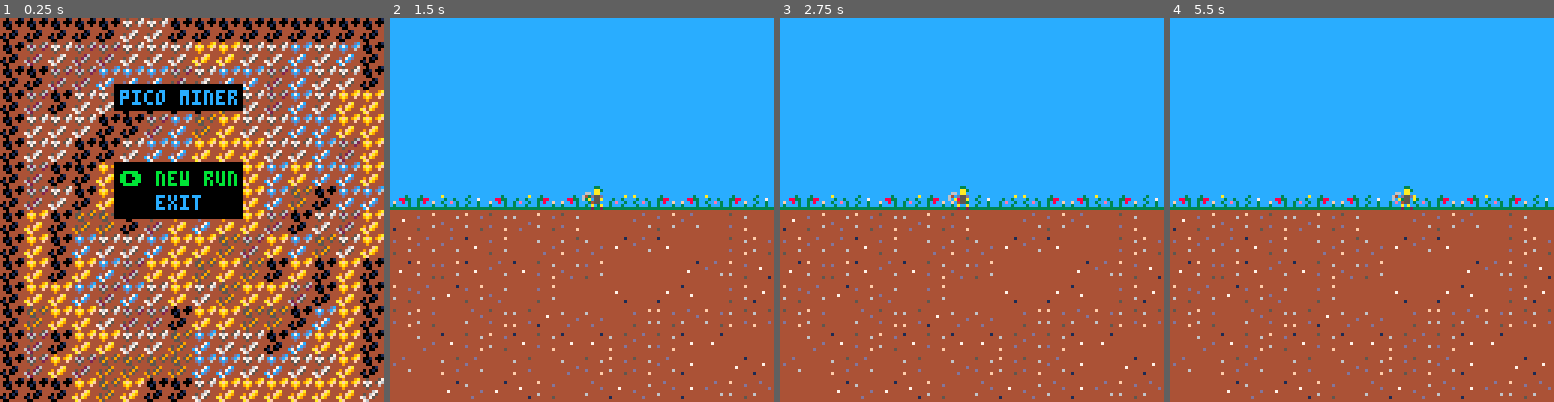
Above: before the commit, frames 1-4 (left to right).
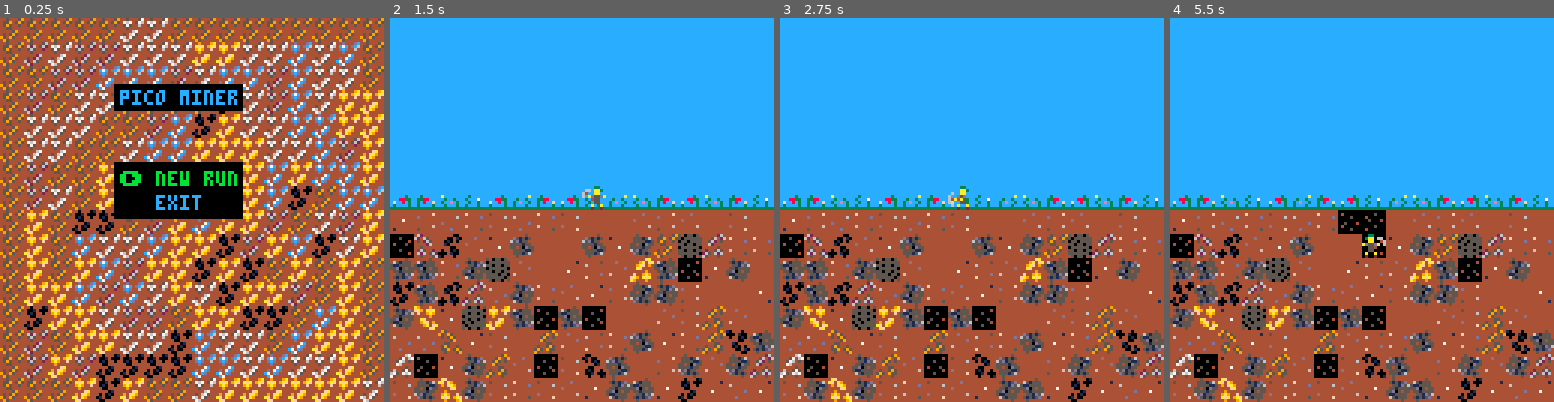
Above: after the commit, the same moments.

Repository: Divoolej/pico-miner
Game: PICO-8 cartridge pico_miner.p8
The game is run twice, just before and just after one commit, with the same random seed, the same clock (stepped at 60 frames per second) and the same inputs.
Inputs:
- Up to frame 1 (0.25 s): no input
- Up to frame 2 (1.5 s): tap O (Z key) at 0.33, 0.7, 1.43 s; tap X (X key) at 1.07 s
- Up to frame 3 (2.75 s): hold Left 1.97-2.37 s; tap X (X key) at 2.07, 2.4, 2.73 s; tap O (Z key) at 2.22 s; hold Down from 2.42 s (still down)
- Up to frame 4 (5.5 s): release Down at 2.82 s; hold Right 2.87-3.53 s; tap X (X key) every 0.33 s from 3.07 to 5.4 s; tap O (Z key) at 3.1, 3.98, 4.87 s; hold Up 3.58-4.08 s; hold Right 4.13-4.53 s; hold Down 4.58-5.08 s; hold Left from 5.13 s (still down)

The runs differ from the first frame. In frame 1, 13% of the frame differs, in the area x 0-100%, y 0-100%; in frame 2, 15%; in frame 3, 15%; in frame 4, 16%, in the area x 0-100%, y 43-100%.

Commit message:
Allow changing movement direction mid-animation

Diff:
--- a/pico_miner.p8
+++ b/pico_miner.p8
@@ -37,6 +37,19 @@
 local flg_can_move    = 3
 local flg_can_collect = 4
 
+-- sprites
+local spr_coal = 10
+local spr_copper = 11
+local spr_iron = 12
+local spr_silver = 13
+local spr_gold = 14
+local spr_diamond = 15
+local spr_stone = 43
+local spr_stone_hit = 44
+local spr_bedrock = 45
+local spr_empty = 47
+local spr_dirt = 27
+
 -- core functions
 function _init()
 	menu:init()
@@ -63,6 +76,27 @@
 
 function rndi(n)
  return flr(rnd(n))
+end
+
+function ore_for_depth(n)
+ local depth_factor = flr(n / 20)
+ local dice = rnd(100)
+ if (dice < 1 + depth_factor) return spr_diamond
+ if (dice < 36) return spr_coal
+ if (dice < 40 + depth_factor) return spr_gold
+ if (dice < 70) return spr_copper
+ if (dice < 80 + depth_factor) return spr_silver
+ return spr_iron
+end
+
+function sprite_for_depth(n)
+ local depth_factor = flr(n / 10)
+ local dice = rnd(100)
+ if (dice < 2) return spr_bedrock
+ if (dice < 10 - depth_factor) return spr_empty
+ if (dice < 60 - 2 * depth_factor) return spr_dirt + rndi(4)
+ if (dice < 80 - depth_factor) return spr_stone
+ return ore_for_depth(n)
 end
 
 -->8
@@ -148,17 +182,23 @@
 -->8
 -- game
 
-function make_tile(sprite, x, y)
+function make_tile(sprite, x, y, is_visible)
  return {
   sprite = sprite,
   x = x * 8,
   y = y * 8,
+  is_visible = is_visible,
   can_move = fget(sprite, flg_can_move),
   can_dig = fget(sprite, flg_can_dig),
   flip_h = fget(sprite, flg_flip_h) and rndi(2) == 1,
   flip_v = fget(sprite, flg_flip_v) and rndi(2) == 1,
   draw = function(self)
-   spr(self.sprite, self.x, self.y, 1, 1, self.flip_h, self.flip_v)
+   if (true) spr(self.sprite, self.x, self.y, 1, 1, self.flip_h, self.flip_v)
+  end,
+  dig = function(self)
+   self.sprite = 47
+   self.can_move = true
+   self.can_dig = false
   end
  }
 end
@@ -169,21 +209,21 @@
  for i=1,7 do
   self.world[i] = {}
   for j=1,16 do
-   self.world[i][j] = make_tile(26, j - 1, i - 1)
+   self.world[i][j] = make_tile(26, j - 1, i - 1, true)
   end
  end
  -- generate top ground layer and flowers
  self.world[8] = {}
  self.world[9] = {}
  for j=1,16 do
-  self.world[8][j] = make_tile(40 + rndi(3), j - 1, 7)
-  self.world[9][j] = make_tile(27 + rndi(4), j - 1, 8)
+  self.world[8][j] = make_tile(40 + rndi(3), j - 1, 7, true)
+  self.world[9][j] = make_tile(27 + rndi(4), j - 1, 8, true)
  end
  -- generate underground
  for i=10,30 do
   self.world[i] = {}
   for j=1,16 do
-   self.world[i][j] = make_tile(27 + rndi(4), j - 1, i - 1)
+   self.world[i][j] = make_tile(sprite_for_depth(i), j - 1, i - 1)
   end
  end
 end
@@ -199,7 +239,7 @@
 function can_move(self, direction)
  if direction == left and player.x_grid > 0 then
   return self.world[player.y_grid + 1][player.x_grid].can_move
- elseif direction == right and player.y_grid < 15 then
+ elseif direction == right and player.x_grid < 15 then
   return self.world[player.y_grid + 1][player.x_grid + 2].can_move
  else
   return false
@@ -207,15 +247,25 @@
 end
 
 function can_dig(self, direction)
- if (direction == down) return true
- return false
+ if direction == left and player.x_grid > 0 then
+  return self.world[player.y_grid + 1][player.x_grid].can_dig
+ elseif direction == right and player.x_grid < 15 then
+  return self.world[player.y_grid + 1][player.x_grid + 2].can_dig
+ elseif direction == down then
+  return self.world[player.y_grid + 2][player.x_grid + 1].can_dig
+ else
+  return false
+ end
 end
 
 function has_floor(self, x, y)
  return not self.world[y + 2][x + 1].can_move
 end
 
-function process_dig(self)
+function process_dig(self, x, y, direction)
+ if (direction == left) return self.world[y + 1][x]:dig()
+ if (direction == right) return self.world[y + 1][x + 2]:dig()
+ if (direction == down) return self.world[y + 2][x + 1]:dig()
 end
 
 function update_game(self)
@@ -285,11 +335,15 @@
 end
 
 function idle(self)
- if (self.animation_frame == 1) self.current_sprite = 0
+ if (self.animation_frame == 0) self.current_sprite = 0
  if (self.animation_frame == 15) self.current_sprite = 4
  if (self.animation_frame == 30) self.current_sprite = 0
  if (self.animation_frame == 45) self.current_sprite = 5
- if (self.animation_frame >= 55) self.animation_frame = 0
+ if self.animation_frame >= 55 then
+  self.animation_frame = 0
+ else
+  self.animation_frame += 1
+ end
 end
 
 function check_position(self)
@@ -316,49 +370,73 @@
    self.x_grid += 1
   end
   self:check_position()
+ else
+  self.animation_frame += 1
  end
 end
 
 function dig(self)
  if (self.animation_frame % 3 == 0) self.current_sprite += 1
  if self.animation_frame >= 21 then
-  self:stop()
   game:dig(self.x_grid, self.y_grid, self.direction)
+  self:check_position()
+ else
+  self.animation_frame += 1
  end
 end
 
 function fall(self)
- self.y += 2
- if (self.animation_frame <= 1) self.current_sprite = 6
- if (self.animation_frame == 3) self.current_sprite = 7
- if self.animation_frame >= 4 then
+ if (self.animation_frame == 0) self.current_sprite = 6
+ if (self.animation_frame == 2) self.current_sprite = 7
+ if self.animation_frame == 4 then
   self.y_grid += 1
   self:check_position()
+ else
+  self.y += 2
+  self.animation_frame += 1
  end
 end
 
 function handle_controls(self)
-	if btnp(left) then
+	if btn(left) then
   self.is_facing_left = true
   self.direction = left
 		self:move_or_dig()
-	elseif btnp(right) then
+	elseif btn(right) then
   self.is_facing_left = false
   self.direction = right
 		self:move_or_dig()
-	elseif btnp(down) then
+	elseif btn(down) then
   self.direction = down
 		self:move_or_dig()
 	end
 end
 
+function handle_controls_when_moving(self)
+ if btnp(left) and self.is_facing_left == false then
+  self.is_facing_left = true
+  self.direction = left
+  self.animation_frame = 15 - self.animation_frame
+  self.current_sprite = self.animation_frame / 4
+  self.x_grid += 1
+ elseif btnp(right) and self.is_facing_left == true then
+  self.is_facing_left = false
+  self.direction = right
+  self.animation_frame = 15 - self.animation_frame
+  self.current_sprite = self.animation_frame / 4
+  self.x_grid -= 1
+ end
+end
+
 function update_player(self)
- self.animation_frame += 1
 	if (self.state == "idle") then
   self:idle()
   self:handle_controls()
  end
-	if (self.state == "move") self:move()
+ if (self.state == "move") then
+  self:handle_controls_when_moving()
+  self:move()
+ end
  if (self.state == "dig") self:dig()
  if (self.state == "fall") self:fall()
 end
@@ -385,19 +463,20 @@
  check_position = check_position,
  move_or_dig = move_or_dig,
 	handle_controls = handle_controls,
+ handle_controls_when_moving = handle_controls_when_moving,
  init = init_player,
 	update = update_player,
 	draw = draw_player,
 }
 __gfx__
-00330000003300000033000000330000003300000033000000330000003300000000000000000000445444594404440144544456445444574494449a44d444dc
-03aa000003aa000003aa000003aa000003aa000003aa000003aa066003aa06600000000000000000455945954001400046264562476745764afa49af4c7c4dc6
-00aa066000aa066000aa066000aa066000aa066000aa0660a0aa004600aa004600000000000000004595445440104404456544244575446449a944f44dcd4464
-0d55d0460d55d0460d55d0460d55d0460d55d0460d55d0460d55da06ad55da060000000000000000445544444400444444544444445444444494444444d44444
-0a550a060a550a0600a50a06a0550a06a0550a0600a50a0600554000005540000000000000000000444459444444014444442644444467444444fa4444447c44
-0055400000554000005540000055400000554000005540000055000000550000000000000000000045459544404010444542654445467544494fa9444d47cd44
-0a00a00000a0a00000a0a00000a0a0000a00a0000a00a0000a00a0000a00a000000000000000000095495444014004446246544476475444af4a9444c74cd444
-02002000020020000200200002002000020020000200200002002000020020000000000000000000495444444004444446244444476444444af444444c744444
+00330000003300000033000000330000003300000033000000330000003300000000000000000000440444014454445944544456445444574494449a44d444dc
+03aa000003aa000003aa000003aa000003aa000003aa000003aa066003aa06600000000000000000400140004559459546264562476745764afa49af4c7c4dc6
+00aa066000aa066000aa066000aa066000aa066000aa0660a0aa004600aa004600000000000000004010440445954454456544244575446449a944f44dcd4464
+0d55d0460d55d0460d55d0460d55d0460d55d0460d55d0460d55da06ad55da060000000000000000440044444455444444544444445444444494444444d44444
+0a550a060a550a0600a50a06a0550a06a0550a0600a50a0600554000005540000000000000000000444401444444594444442644444467444444fa4444447c44
+0055400000554000005540000055400000554000005540000055000000550000000000000000000040401044454595444542654445467544494fa9444d47cd44
+0a00a00000a0a00000a0a00000a0a0000a00a0000a00a0000a00a0000a00a000000000000000000001400444954954446246544476475444af4a9444c74cd444
+02002000020020000200200002002000020020000200200002002000020020000000000000000000400444444954444446244444476444444af444444c744444
 00330000003300000033000000330000003306600033001003300100003300000000000000000000cccccccc4444444444444444444444444444444400000000
 03aa000003aa000003aa000003aa000003aa004603aa10013aa0000103aa00000000000007000000cccccccc444444444444444444444444444444f400000000
 00aa066000aa066000aa066000aa006000aa040600aa01600aa0000000aa00600000000000007000cccccccc4444444446444444444444444d44444400000000
@@ -414,8 +493,16 @@
 0000000000000000000000000000000000000000000000000000000000000000c3c8ccfcc3cecc3ccc3cc3cc5115555450150550550550550ff4ff4000005000
 0000000000000000000000000000000000000000000000000000000000000000c3cccc3cc3ccc3cccc3ccc3c4651555446015004555555500f4ff4f004000000
 00000000000000000000000000000000000000000000000000000000000000003333333333333333333333334444454444055444450550451111111100000000
+00000000000000000000000000000000000000000000000000000000000000000000000000000000000000004404440100000000000000000000000000000000
+00000000000000000000000000000000000000000000000000000000000000000000000000000000000000004001400000000000000000000000000000000000
+00000000000000000000000000000000000000000000000000000000000000000000000000000000000000004010440400000000000000000000000000000000
+00000000000000000000000000000000000000000000000000000000000000000000000000000000000000004400444400000000000000000000000000000000
+00000000000000000000000000000000000000000000000000000000000000000000000000000000000000004444014400000000000000000000000000000000
+00000000000000000000000000000000000000000000000000000000000000000000000000000000000000004040104400000000000000000000000000000000
+00000000000000000000000000000000000000000000000000000000000000000000000000000000000000000140044400000000000000000000000000000000
+00000000000000000000000000000000000000000000000000000000000000000000000000000000000000004004444400000000000000000000000000000000
 __gff__
-00000000000000000000070707070707000000000000000000030b04070707000303030303000000090909070703100b0000000000000000000000000000000000000000000000000000000000000000000000000000000000000000000000000000000000000000000000000000000000000000000000000000000000000000
+00000000000000000000070707070707000000000000000000030b04070707000303030303000000090909070703100b0000000000000000000000070000000000000000000000000000000000000000000000000000000000000000000000000000000000000000000000000000000000000000000000000000000000000000
 0000000000000000000000000000000000000000000000000000000000000000000000000000000000000000000000000000000000000000000000000000000000000000000000000000000000000000000000000000000000000000000000000000000000000000000000000000000000000000000000000000000000000000
 __map__
 1a1a1a1a1a1a1a1a1a1a1a1a1a1a191a0b0b0b0b0b0d0d0b0b0b0b0b0b0b0b0b000000000000000000000000000000000000000000000000000000000000000000000000000000000000000000000000000000000000000000000000000000000000000000000000000000000000000000000000000000000000000000000000
